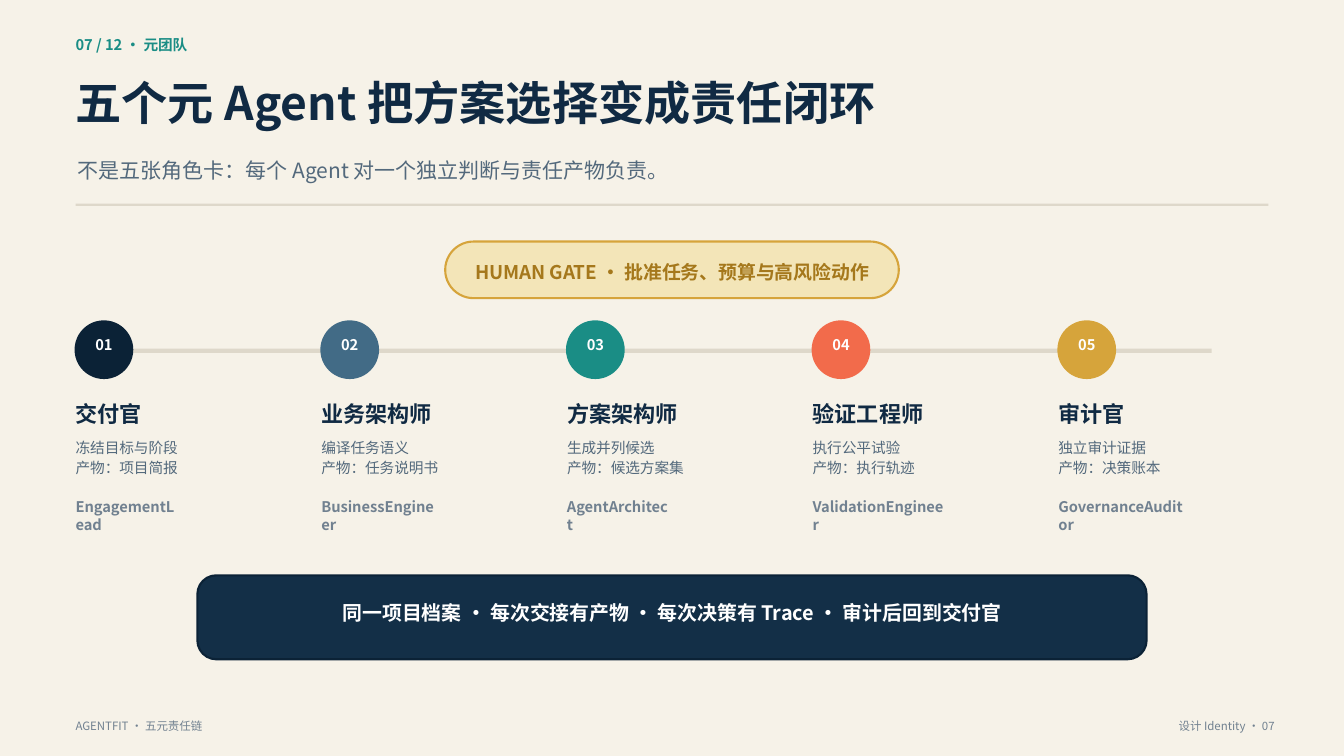
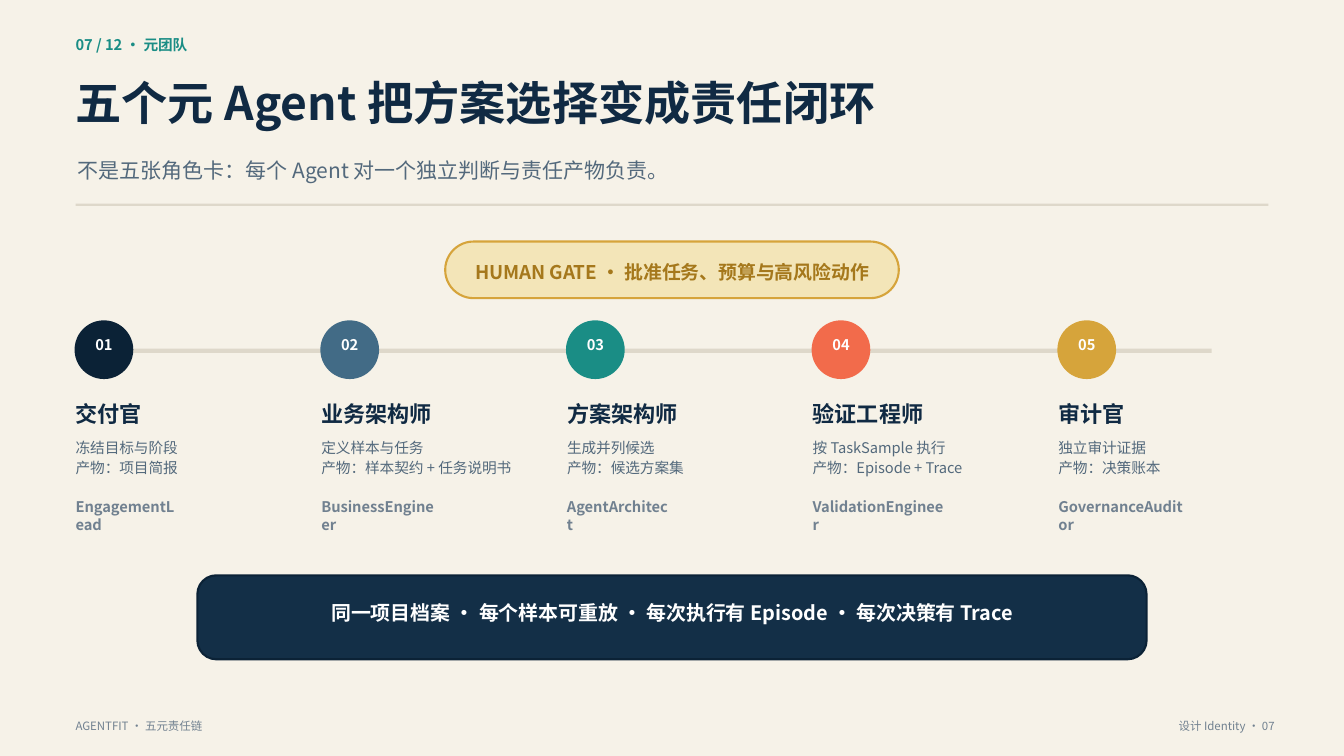
Before and after one commit to kailiangshang/agentfit, a slide deck: slide 7 of competition/2026-08-15/submission/agentfit-preliminary-draft.pptx. Drawn at 1344x756 pixels with LibreOffice and Linux fonts; fonts in the diff are those of the drawing. Boxes give left, top, right and bottom in pixels: in the first picture for what was removed or moved away, otherwise in the second. Text is boxed around its words. In the diff, an @@ line names an element or a change of style, - is before the commit and + after.

Commit message:
docs: rebuild sample-aware submission deck

```diff
--- a/competition/2026-08-15/submission/agentfit-preliminary-draft.pptx
+++ b/competition/2026-08-15/submission/agentfit-preliminary-draft.pptx
@@ text at box(321, 440, 511, 474): text changed @@
-编译任务语义
-产物：任务说明书
+定义样本与任务
+产物：样本契约 + 任务说明书
@@ text at box(813, 440, 963, 477): text changed @@
-执行公平试验
-产物：执行轨迹
+按 TaskSample 执行
+产物：Episode + Trace
@@ text at box(331, 603, 1013, 625): text changed @@
-同一项目档案 · 每次交接有产物 · 每次决策有 Trace · 审计后回到交付官
+同一项目档案 · 每个样本可重放 · 每次执行有 Episode · 每次决策有 Trace
```
Also in this commit, not shown: 3 other slides changed, 1 other file.
